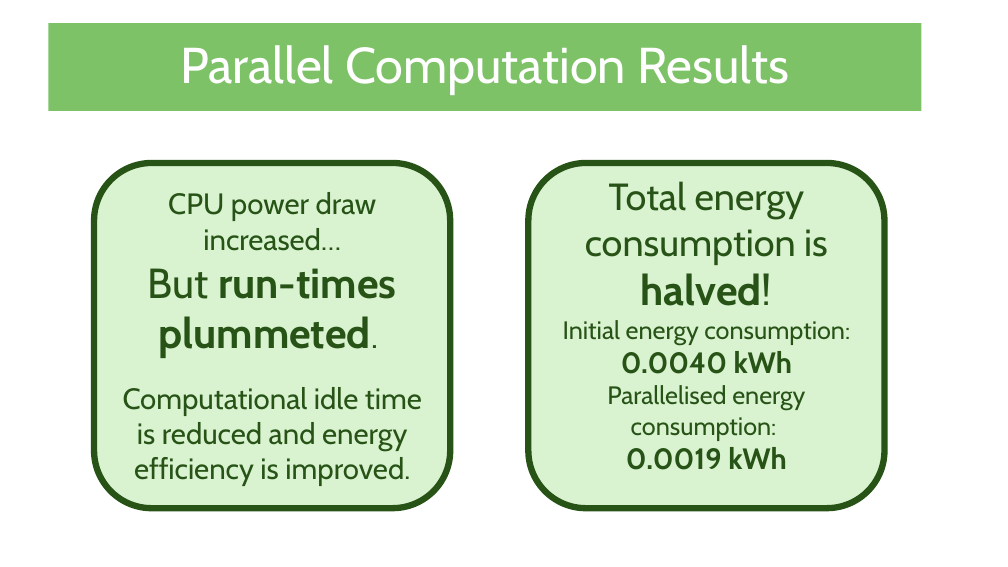
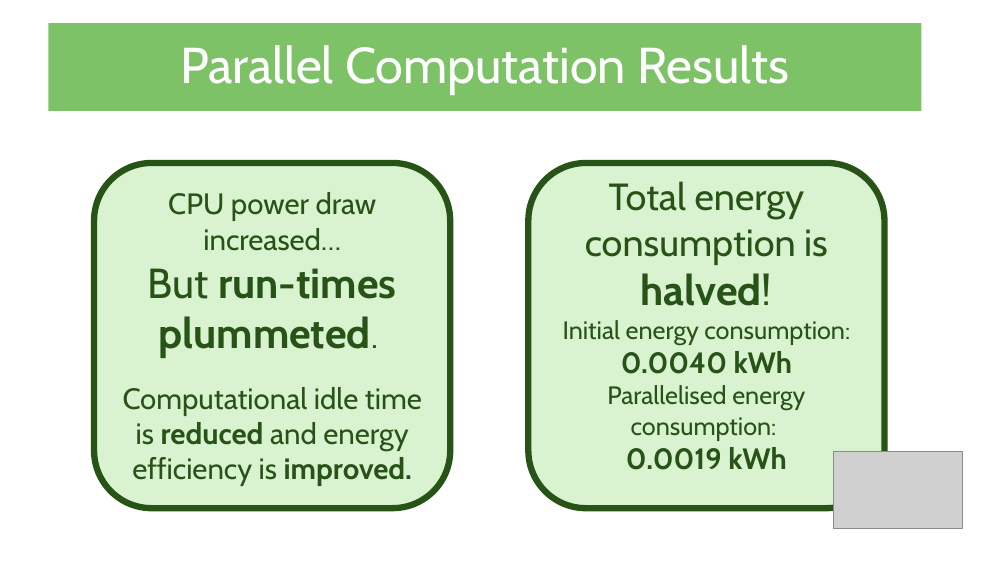
Before and after one commit to rosieschiffmann/GSoC_Neutron_Transport_Energy_Audit, a slide deck: slide 8 of GSoC – GreenMetaData Project.pptx. Drawn at 1008x567 pixels with LibreOffice and Linux fonts; fonts in the diff are those of the drawing; grey boxes stand for pictures; background and template pictures are left out. Boxes give left, top, right and bottom in pixels: in the first picture for what was removed or moved away, otherwise in the second. Text is boxed around its words. In the diff, an @@ line names an element or a change of style, - is before the commit and + after.

```diff
--- a/GSoC – GreenMetaData Project.pptx
+++ b/GSoC – GreenMetaData Project.pptx
@@ text in rounded rectangle at (123, 387, 422, 486): bold on in "reduced improved." @@
@@ picture added at (833, 451, 963, 529) @@
```
Also in this commit, not shown: 3 other slides changed.
